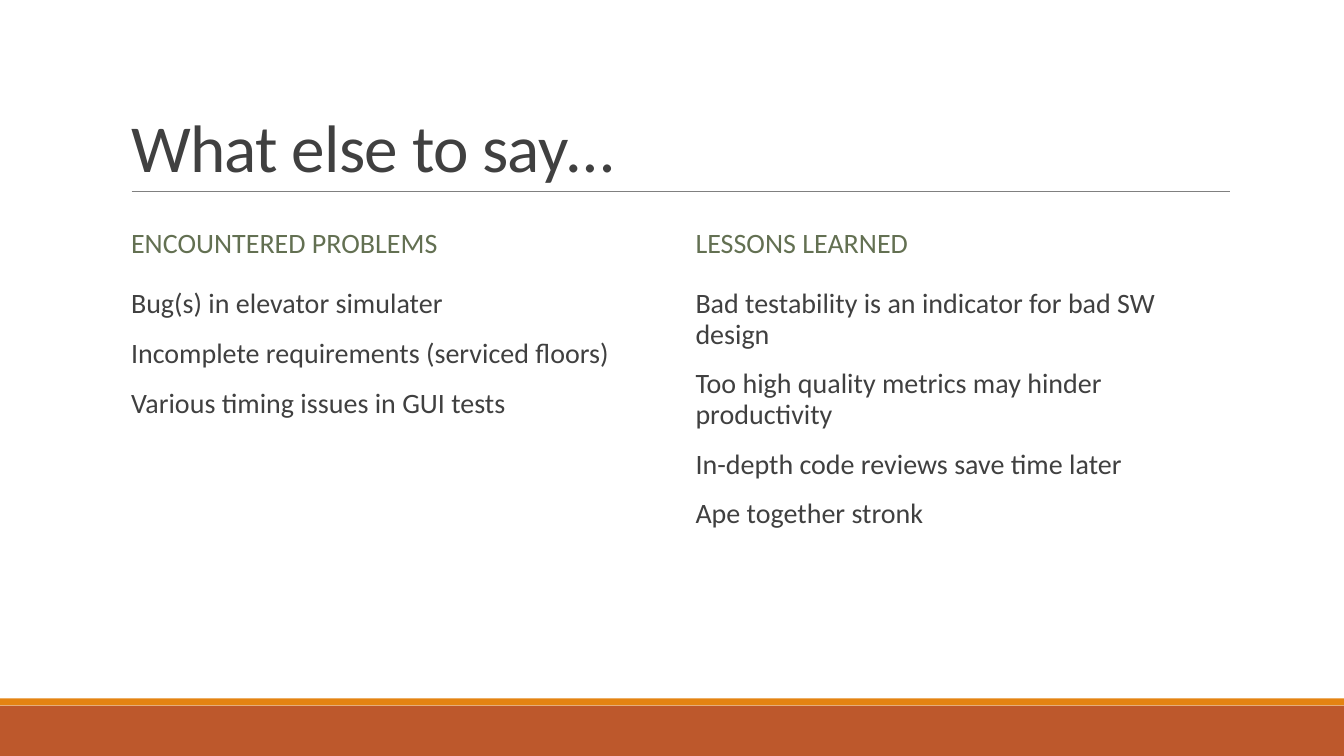
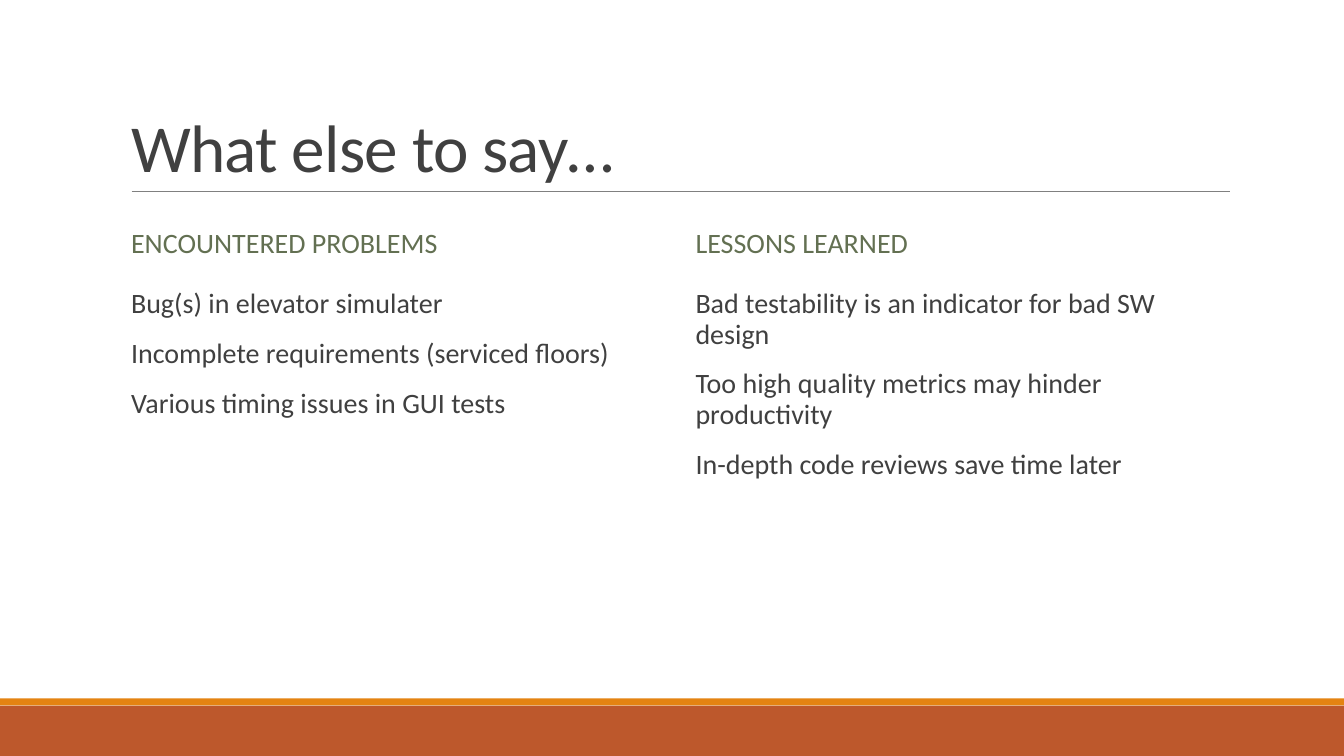
Before and after one commit to fhhagenberg-sqe-esd-ws22/elevator-control-center-team-b, a slide deck: slide 8 of ElevatorControlCenter.pptx. Drawn at 1344x756 pixels with LibreOffice and Linux fonts; fonts in the diff are those of the drawing. Boxes give left, top, right and bottom in pixels: in the first picture for what was removed or moved away, otherwise in the second. Text is boxed around its words. In the diff, an @@ line names an element or a change of style, - is before the commit and + after.

Commit message:
asdf

```diff
--- a/ElevatorControlCenter.pptx
+++ b/ElevatorControlCenter.pptx
@@ text at box(696, 503, 924, 528): paragraph removed @@
-  Ape together stronk
```
